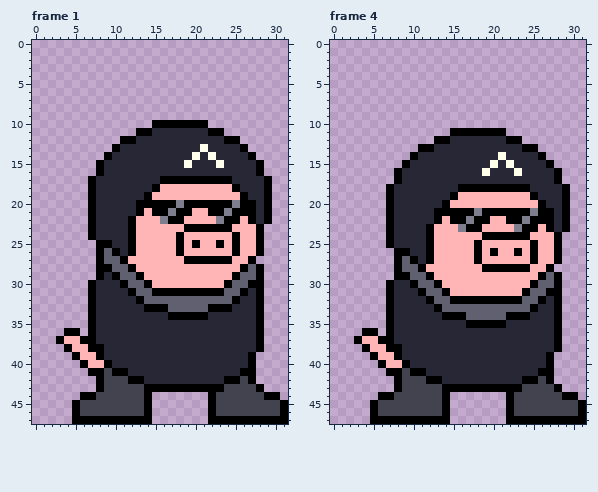
One commit to this pixel-art file: Assets/Aseprite Projects/Squirrel/_Piggy_Gunner.aseprite. This is how it looked before the edit.
32x48 pixels, 12 frames. Shown: frame 1, frame 4. The commit also changed other frames, which this record leaves out.
After:
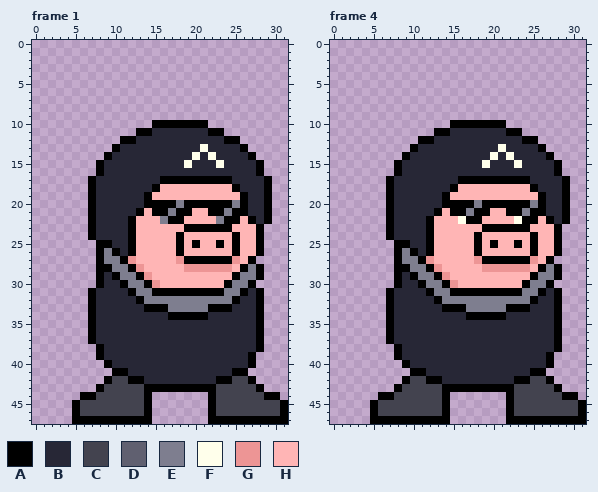
Palette (. is transparent): A #000000  B #272736  C #43434f  D #606070  E #7e7e8f  F #ffffeb  G #ed9595  H #ffb5b5
Changes in this commit:
layer "TAIL" now hidden
Frame 1:
y 20: x 13 A -> B; x 27 A -> B
y 21: x 27 A -> B
y 26: x 9 D -> E
y 27: x 9..10 DD -> EE; x 12 H -> G; x 18 H -> G; x 25 H -> G
y 28: x 10..11 DD -> EE; x 13 H -> G; x 19..24 HHHHHH -> GGGGGG; x 27 D -> E
y 29: x 11..12 DD -> EE; x 14 H -> G; x 26..27 DD -> EE
y 30: x 7..8 AB -> .A; x 12..13 DD -> EE; x 15 H -> G; x 25..26 DD -> EE; x 28 A -> .
y 31: x 13..14 DD -> EE; x 24..25 DD -> EE
y 32: x 14..24 DDDDDDDDDDD -> EEEEEEEEEEE
y 33: x 17..21 DDDDD -> EEEEE
y 36: x 4..5 AA -> ..
y 37: x 3..6 AHHA -> ....
y 38: x 4..7 AHHA -> ....
y 39: x 5..7 AHH -> ...
y 40: x 6..8 AHH -> ...
y 41: x 7..9 AAC -> ...; x 25 B -> A; x 27 A -> .
y 42: x 8..9 AC -> .A; x 23 B -> A; x 25 A -> C
y 43: x 23 A -> C
Frame 4:
y 10: x 15..21 ....... -> AAAAAAA
y 11: x 13..23 ..AAAAAAA.. -> AABBBBBBBAA
y 12: x 11..14 ..AA -> AABB; x 22..25 AA.. -> BBAA
y 13: x 10..12 .AA -> ABB; x 21 B -> F; x 24..26 AA. -> BBA
y 14: x 9..10 .A -> AB; x 20..22 BFB -> FBF; x 26..27 A. -> BA
y 15: x 8..9 .A -> AB; x 19..20 BF -> FB; x 22..23 FB -> BF; x 27..28 A. -> BA
y 16: x 19 F -> B; x 23 F -> B
y 17: x 7..8 .A -> AB; x 16..24 BBBBBBBBB -> AAAAAAAAA; x 28..29 A. -> BA
y 18: x 15..25 BAAAAAAAAAB -> AHHHHHHHHHA
y 19: x 14..15 BA -> AH; x 25..26 AB -> HA
y 20: x 15..25 HHHHHHHHHHH -> AAAEAAAAAAE
y 21: x 14 A -> H; x 17..18 AE -> EA; x 20..21 AA -> HH; x 24..25 AE -> EA; x 27 A -> B
y 22: x 12..13 BA -> AH; x 15..17 AAE -> HFA; x 19 A -> H; x 22..24 AAE -> HFA; x 26 A -> H
y 23: x 16..23 EAAHHHHE -> HHHAAAAA; x 25 A -> H; x 27..29 ABA -> HA.
y 24: x 18..25 HAAAAAAH -> AHHHHHHA
y 25: x 7..9 ABB -> .AA; x 20 H -> A; x 23 H -> A
y 26: x 9..10 AB -> EA; x 20 A -> H; x 23 A -> H
y 27: x 9..12 DABA -> EEAG; x 18..25 AHHHHHHA -> GAAAAAAG; x 27..28 HA -> A.
y 28: x 9..13 DDAHH -> AEEAG; x 19..24 AAAAAA -> GGGGGG; x 26..28 HA. -> AEA
y 29: x 9..14 ADDAHH -> BAEEAG; x 25..27 HAD -> AEE
y 30: x 7..8 AB -> .A; x 10..15 ADDAHH -> BAEEAG; x 24..28 HADDA -> AEEA.
y 31: x 11..27 ADDAHHHHHHHHHADDA -> BAEEAAAAAAAAAEEAB
y 32: x 12..26 ADDAAAAAAAAADDA -> BAEEEEEEEEEEEAB
y 33: x 13..25 ADDDDDDDDDDDA -> BAAAEEEEEAAAB
y 34: x 14..24 AAADDDDDAAA -> BBBAAAAABBB
y 35: x 17..21 AAAAA -> BBBBB
y 36: x 4..5 AA -> ..
y 37: x 3..6 AHHA -> ....
y 38: x 4..7 AHHA -> ....
y 39: x 5..7 AHH -> ...
y 40: x 6..8 AHH -> ...
y 41: x 7..9 AAC -> ...; x 25 B -> A; x 27 A -> .
y 42: x 8..9 AC -> .A; x 23 B -> A; x 25 A -> C
y 43: x 23 A -> C
Changed places in both pictures, as pixel boxes (x1, y1, x2, y2):
changed: (136, 200, 144, 208)
changed: (248, 200, 256, 216)
changed: (88, 248, 264, 312)
changed: (56, 328, 112, 384)
changed: (216, 368, 256, 392)
changed: (386, 120, 570, 328)
changed: (354, 328, 410, 384)
changed: (514, 368, 554, 392)
